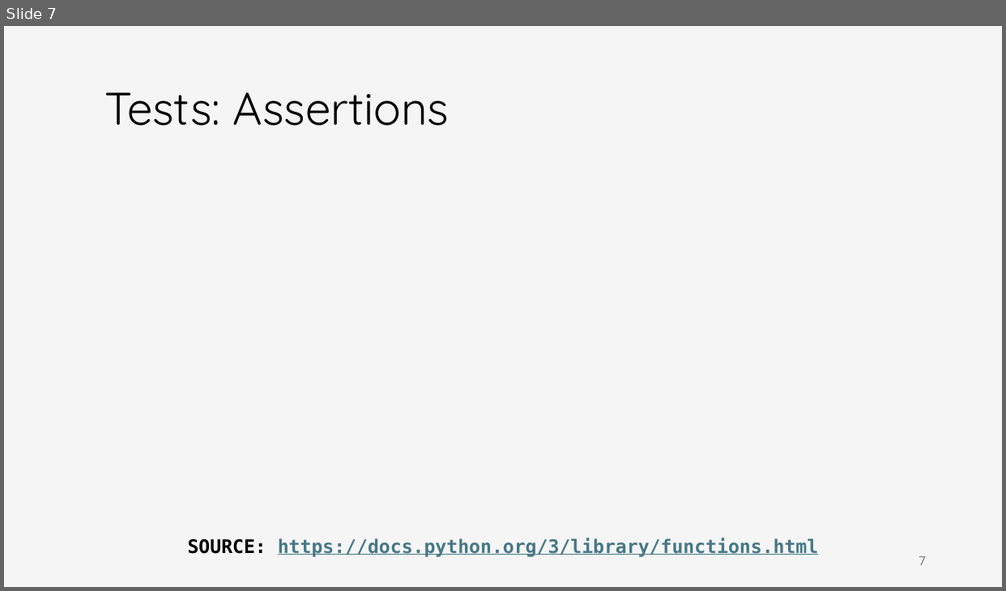
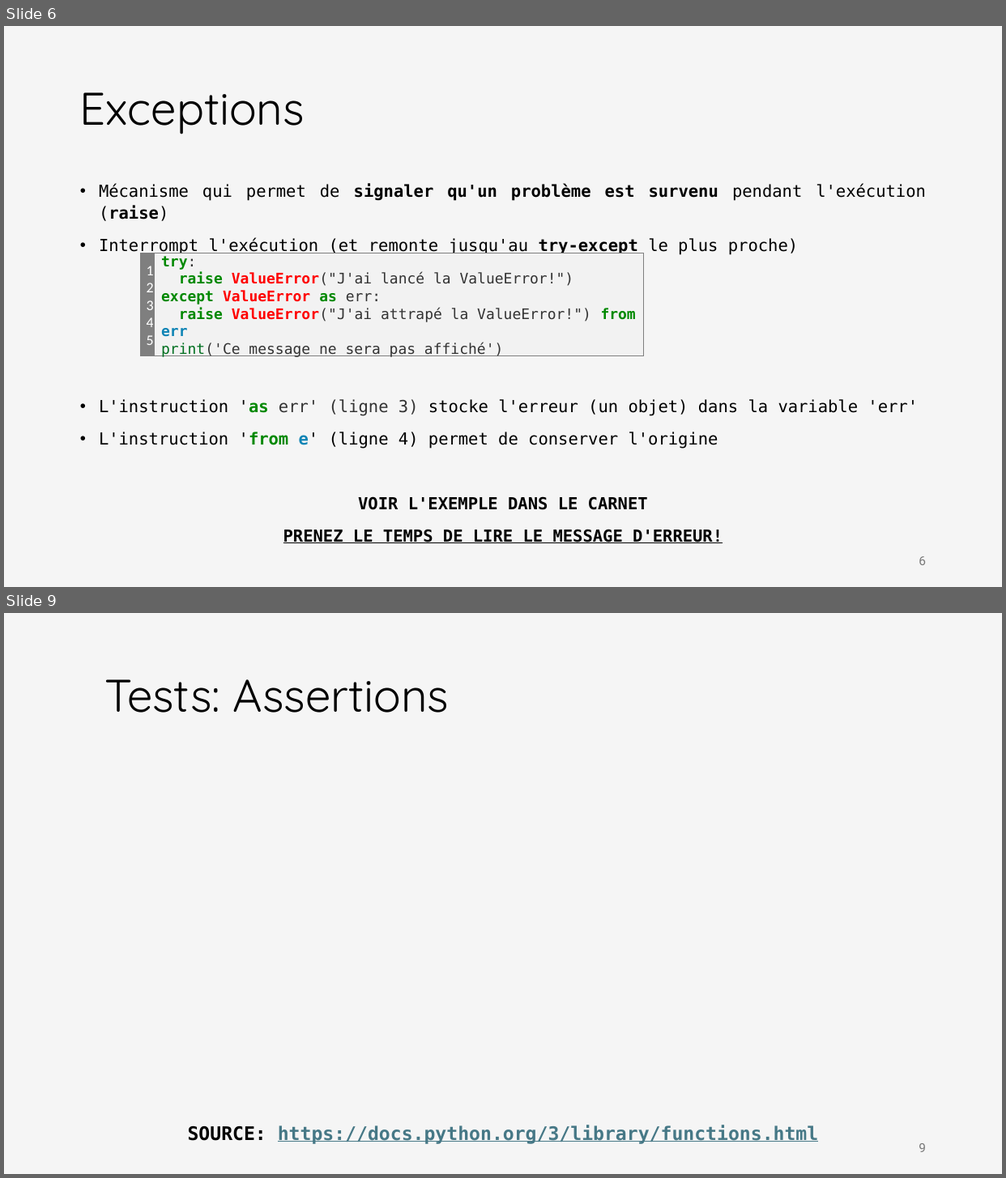
Before and after one commit to iannickgagnon/sagedays_iannick_2026, a slide deck: python_2/presentation_python_2.pptx. Shown one above the other, each under a label of ours: slide 7 before the commit, slides 6 and 9 after it; the slides between them are not shown. The pictures are 1006x591 and 1006x1178 pixels, drawn with LibreOffice and Linux fonts; fonts in the diff are those of the drawing; grey boxes stand for pictures. Boxes give left, top, right and bottom in pixels: in the first picture for what was removed or moved away, otherwise in the second. Text is boxed around its words. In the diff, an @@ line names an element or a change of style, - is before the commit and + after.

```diff
--- a/python_2/presentation_python_2.pptx
+++ b/python_2/presentation_python_2.pptx
@@ slide 6 added at <box>4,26,1002,587</box>, background #F5F5F5 @@
@@ title added at <box>80,92,305,135</box>, 44 pt, text #000000 @@
+Exceptions
@@ text added at <box>99,183,926,544</box>, 16 pt, text #000000 @@
+• Mécanisme qui permet de signaler qu'un problème est survenu pendant l'exécution (raise)
+• Interrompt l'exécution (et remonte jusqu'au try-except le plus proche)
+• L'instruction 'as err' (ligne 3) stocke l'erreur (un objet) dans la variable 'err'
+• L'instruction 'from e' (ligne 4) permet de conserver l'origine
+VOIR L'EXEMPLE DANS LE CARNET
+PRENEZ LE TEMPS DE LIRE LE MESSAGE D'ERREUR!
@@ rectangle added at <box>140,254,154,357</box>, fill #7F7F7F, outline #7F7F7F 1 pt, 14 pt, text #FFFFFF @@
+1
+2
+3
+4
+5
@@ rectangle added at <box>154,254,643,357</box>, fill #F2F2F2, outline #7F7F7F 1 pt, 14 pt, text #333333 @@
+try:
+raise ValueError("J'ai lancé la ValueError!")
+except ValueError as err:
+raise ValueError("J'ai attrapé la ValueError!") from err
+print('Ce message ne sera pas affiché')
@@ page number added at <box>918,557,926,565</box>, 12 pt, text #797979 @@
+6
@@ what was slide 7 is now slide 9 @@
@@ page number at <box>918,1144,926,1152</box>: text changed @@
-7
+9
```
Also in this commit, not shown: 2 other slides added, 1 slide removed.
